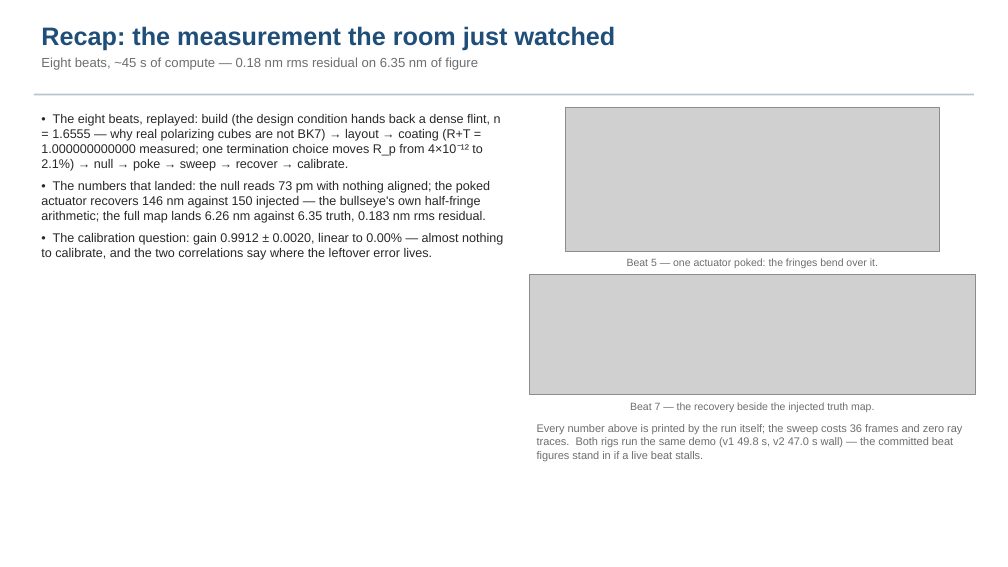
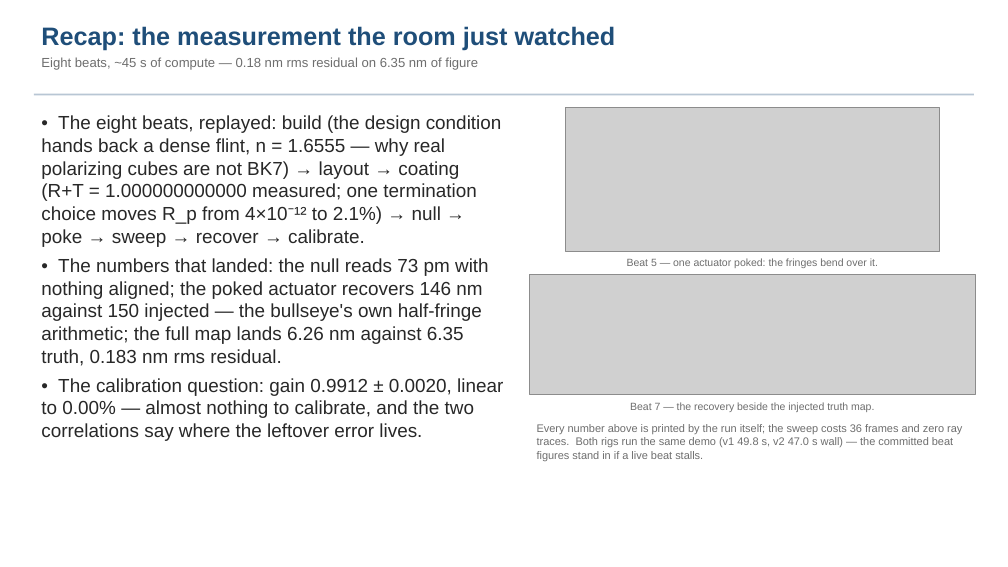
Before and after one commit to nasa-jpl/macos, a slide deck: slide 16 of demo_session/baseline_pass3.pptx. Drawn at 1008x567 pixels with LibreOffice and Linux fonts; fonts in the diff are those of the drawing; grey boxes stand for pictures. Boxes give left, top, right and bottom in pixels: in the first picture for what was removed or moved away, otherwise in the second. Text is boxed around its words. In the diff, an @@ line names an element or a change of style, - is before the commit and + after.

```diff
--- a/demo_session/baseline_pass3.pptx
+++ b/demo_session/baseline_pass3.pptx
@@ text "• The eight beats, replayed: ..." at (41, 115, 503, 441): size 12 to 18 pt @@
```
Also in this commit, not shown: 5 other slides changed, 5 other files.
